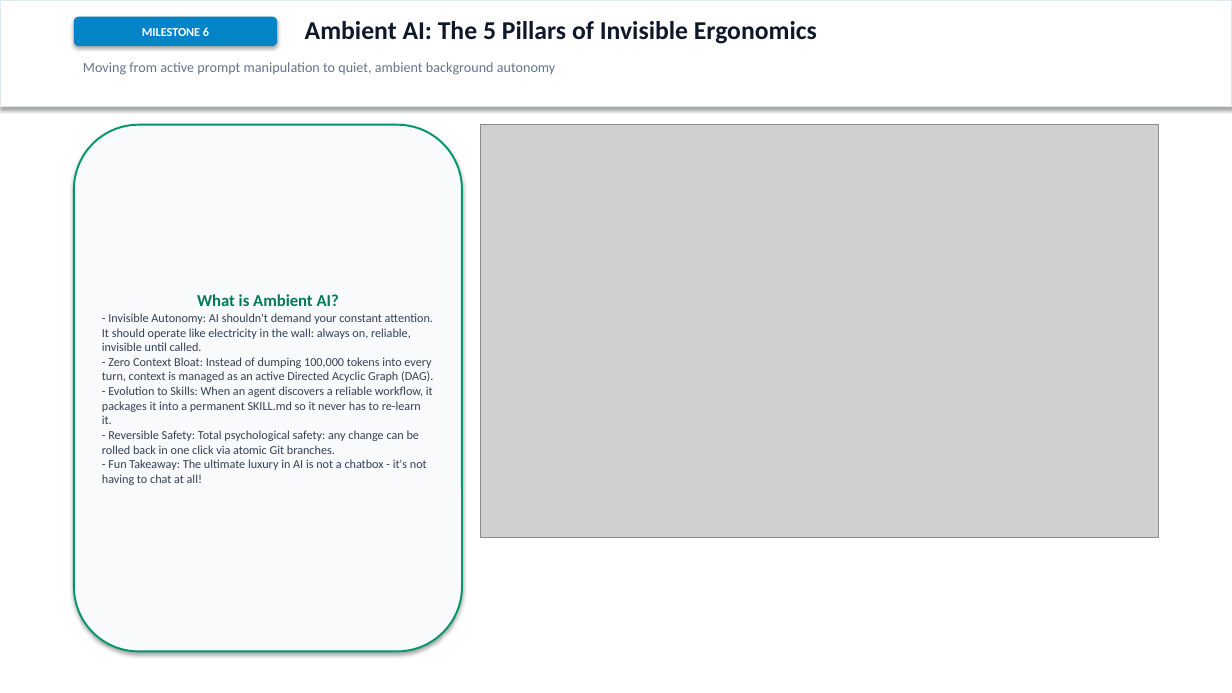
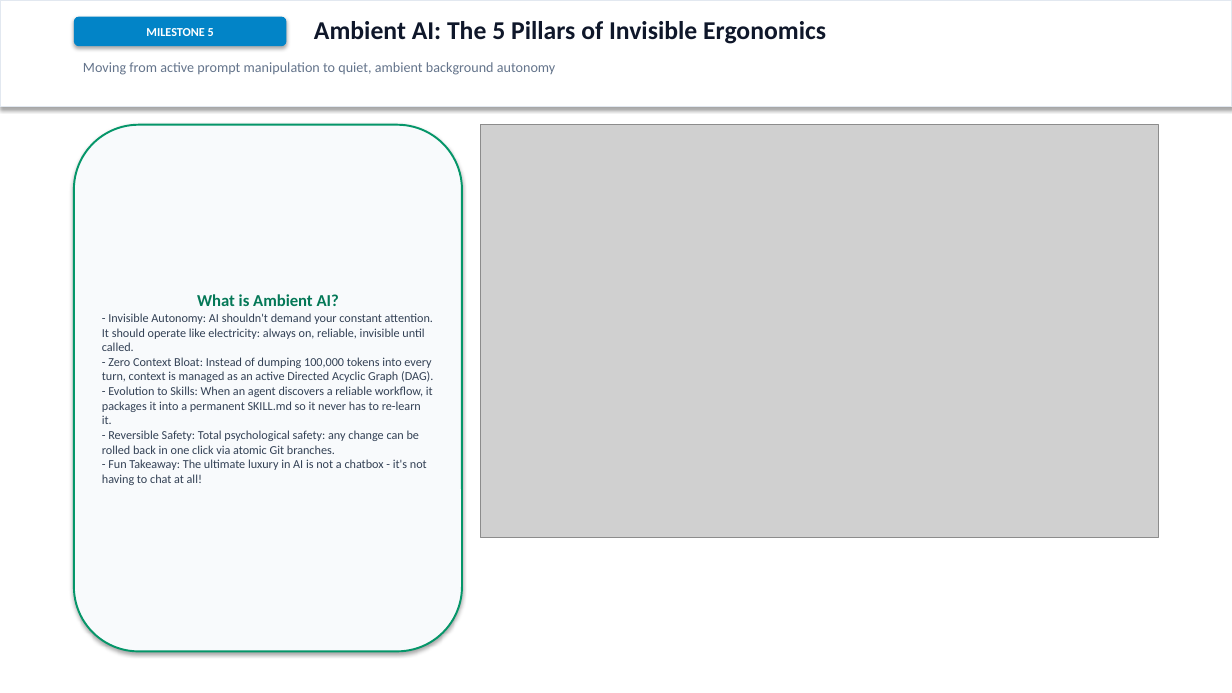
Before and after one commit to cosmosanalytics/uat-copilot-local, a slide deck: slide 7 of AI_Journey_Single_Agent_to_Ambient_Enterprise.pptx. Drawn at 1232x693 pixels with LibreOffice and Linux fonts; fonts in the diff are those of the drawing; grey boxes stand for pictures. Boxes give left, top, right and bottom in pixels: in the first picture for what was removed or moved away, otherwise in the second. Text is boxed around its words. In the diff, an @@ line names an element or a change of style, - is before the commit and + after.

```diff
--- a/AI_Journey_Single_Agent_to_Ambient_Enterprise.pptx
+++ b/AI_Journey_Single_Agent_to_Ambient_Enterprise.pptx
@@ rounded rectangle "MILESTONE 5": place and size @@
-rounded rectangle "MILESTONE 5" at [74,17,277,46]
+rounded rectangle "MILESTONE 5" at [74,17,287,46]
@@ text in rounded rectangle at [146,28,214,36]: text changed @@
-MILESTONE 6
+MILESTONE 5
@@ text "Ambient AI: The 5 Pillars ...": place and size @@
-text "Ambient AI: The 5 Pillars ..." at [305,21,817,44]
+text "Ambient AI: The 5 Pillars ..." at [314,21,826,44]
@@ text in rounded rectangle at [102,313,433,351]: text changed @@
-- Invisible Autonomy: AI shouldn't demand your constant attention. It should operate like electricity in the wall: always on, reliable, invisible until called.
+- Invisible Autonomy: AI shouldn't demand your constant attention. It should operate like electricity: always on, reliable, invisible until called.
```
Also in this commit, not shown: 8 other slides changed, 1 slide added, 1 slide removed, 6 other files.
